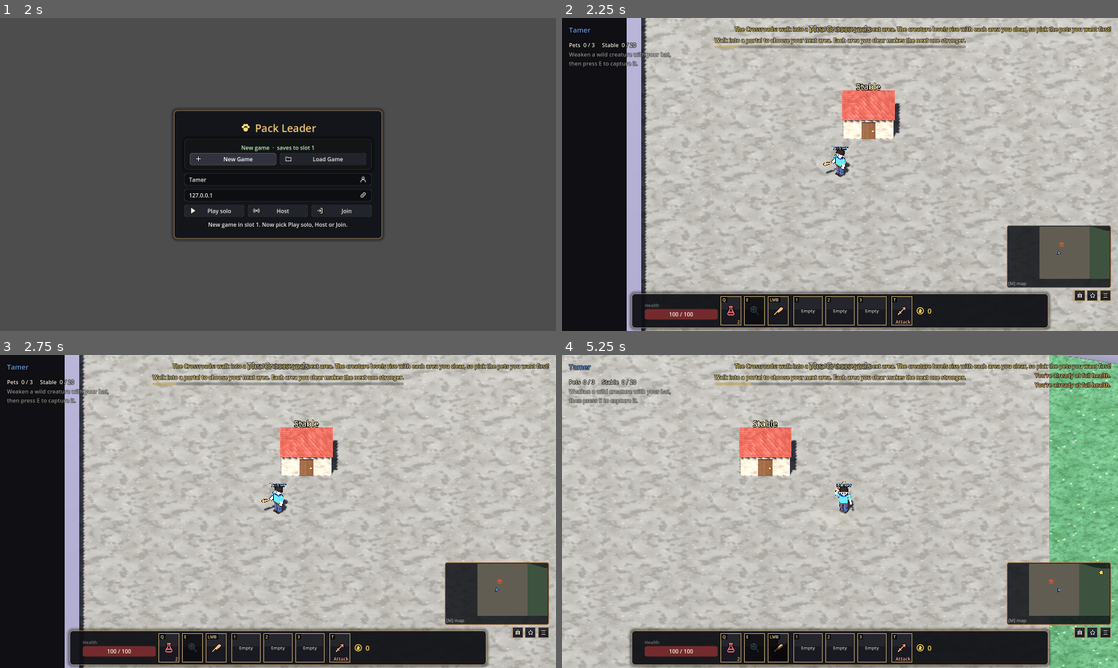
Above: before the commit, frames 1-4 (two rows, left to right).
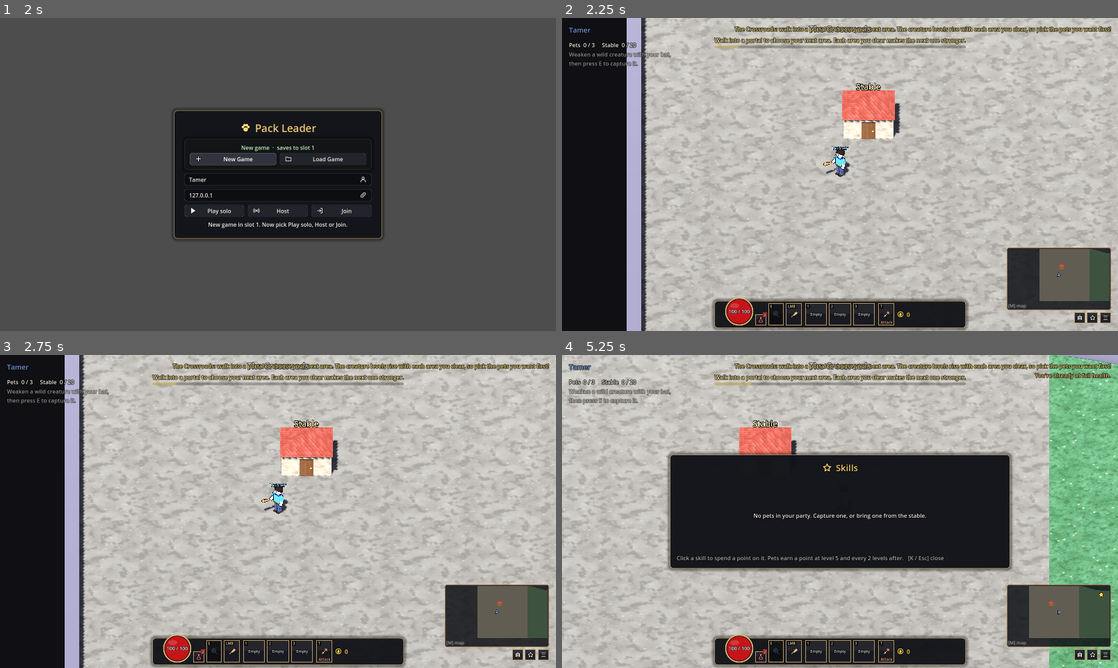
Above: after the commit, the same moments.

Repository: stealer999-design/Pack-Leader
Game: Godot game, scene res://scenes/main.tscn
Same seed, same stepped clock (60 frames per second), same inputs: the game is played once before the commit and once after it.
Inputs (mouse positions are in pixels of both pictures, inside the frame that each line leads up to):
- Up to frame 1 (2 s): click "New Game" at 0.5 s; click "New Game" at 1.25 s
- Up to frame 2 (2.25 s): click "Play solo" at 2 s
- Up to frame 3 (2.75 s): no input
- Up to frame 4 (5.25 s): tap E (capture) at 2.75, 3.5, 4.25, 4.35, 5 s; drag from (728, 649) to (895, 442) at 2.77 s; drag from (756, 649) to (812, 574) at 3.52 s; move the mouse to (778, 649) at 4.27 s; hold D (move_right) 4.28-5 s; click (778, 649) at 4.42 s; tap Q (potion) at 4.55 s; drag from (806, 649) to (673, 464) at 5.02 s

Frame 1 is identical in both runs. In frame 2, 9.1% of the frame differs, in the area x 12-99%, y 66-100%; in frame 3, 9.1%; in frame 4, 33%, in the area x 12-99%, y 8-100%.

Commit message:
Smaller action bar with a health orb and a tiny potion button
Co-Authored-By: Claude Opus 5.5 <noreply@anthropic.com>
Claude-Session: https://claude.ai/code/session_01SHXn7uzAhXhqkDiK48VPSa

Diff:
--- a/scripts/action_bar.gd
+++ b/scripts/action_bar.gd
@@ -1,7 +1,8 @@
 class_name ActionBar
 extends PanelContainer
 ## The action bar along the bottom of the screen, ARPG style:
-##   left:   your health, then Potion (Q), Capture (E) and your bat (LMB)
+##   left:   your health orb with a tiny Potion button (Q), Capture (E) and
+##           your bat (LMB)
 ##   middle: your three pets (1 2 3): portrait, level, health and experience,
 ##           and their ability's cooldown
 ##   right:  Pet stance (T) and your coins
@@ -9,14 +10,15 @@
 ## Inventory (I), Skills (K) and the Menu (Esc) are tiny buttons in `menu_row`,
 ## which the HUD places just under the mini map.
 
-const SLOT := Vector2(60, 60)
+const SLOT := Vector2(45, 45)
 const TINY_SLOT := Vector2(32, 32)
-const PET_SLOT := Vector2(84, 84)
-const SIDE_WIDTH := 440.0  ## Both sides the same width, so the pets sit in the middle.
+const PET_SLOT := Vector2(63, 63)
+const ORB_SIZE := 80.0
+const SIDE_WIDTH := 240.0  ## Both sides the same width, so the pets sit in the middle.
 
 var hud: HUD
 var player: Player
-var health_bar: ProgressBar
+var health_orb: HealthOrb
 var potion_slot: ActionSlot
 var capture_slot: ActionSlot
 var bat_slot: ActionSlot
@@ -31,7 +33,7 @@
 var coins_label: Label
 
 
-func _init(owner_hud: HUD, bar: ProgressBar) -> void:
+func _init(owner_hud: HUD) -> void:
 	hud = owner_hud
 	name = "ActionBar"
 	theme = UiTheme.get_theme()
@@ -41,30 +43,19 @@
 	grow_vertical = Control.GROW_DIRECTION_BEGIN
 	offset_bottom = -8.0
 	var row := HBoxContainer.new()
-	row.add_theme_constant_override("separation", 14)
+	row.add_theme_constant_override("separation", 10)
 	add_child(row)
 
 	# Left: health, potion, capture, bat (right-aligned, towards the pets).
 	var left := HBoxContainer.new()
 	left.custom_minimum_size.x = SIDE_WIDTH
 	left.alignment = BoxContainer.ALIGNMENT_END
-	left.add_theme_constant_override("separation", 8)
+	left.add_theme_constant_override("separation", 6)
 	row.add_child(left)
-	var health_box := VBoxContainer.new()
-	health_box.alignment = BoxContainer.ALIGNMENT_CENTER
-	health_box.add_theme_constant_override("separation", 2)
-	left.add_child(health_box)
-	var hp_title := Label.new()
-	hp_title.text = "Health"
-	hp_title.add_theme_font_size_override("font_size", 13)
-	hp_title.add_theme_color_override("font_color", UiTheme.TEXT_DIM)
-	health_box.add_child(hp_title)
-	health_bar = bar
-	health_bar.get_parent().remove_child(health_bar)
-	health_bar.custom_minimum_size = Vector2(210, 30)
-	health_bar.tooltip_text = "Your health. You regenerate after 5 seconds without taking damage."
-	health_box.add_child(health_bar)
-	potion_slot = _slot(left, "Q", "potion", "Potion: heals 50% of your health. You get a fresh pair every level; buy more at the lemonade stand.")
+	health_orb = HealthOrb.new(ORB_SIZE, PET_SLOT.y)
+	left.add_child(health_orb)
+	potion_slot = _tiny(left, "potion", "Potion (Q): heals 50% of your health. You get a fresh pair every level; buy more at the lemonade stand.")
+	potion_slot.size_flags_vertical = Control.SIZE_SHRINK_END
 	potion_slot.icon_tint = Color(1.0, 0.45, 0.5)
 	potion_slot.pressed.connect(func() -> void: player.use_potion())
 	capture_slot = _slot(left, "E", "net", "")
@@ -75,17 +66,18 @@
 
 	# Middle: the pets.
 	var pets := HBoxContainer.new()
-	pets.add_theme_constant_override("separation", 8)
+	pets.add_theme_constant_override("separation", 6)
 	row.add_child(pets)
 	for i in Player.MAX_PARTY:
 		var slot := ActionSlot.new(PET_SLOT)
+		_small_text(slot)
 		slot.key_text = str(i + 1)
 		pets.add_child(slot)
 		var portrait := PetSlot.new()
 		portrait.kind = "preview"
 		portrait.mouse_filter = Control.MOUSE_FILTER_IGNORE
-		portrait.position = Vector2(12, 12)
-		portrait.size = PET_SLOT - Vector2(24, 30)
+		portrait.position = Vector2(9, 9)
+		portrait.size = PET_SLOT - Vector2(18, 22)
 		slot.add_picture(portrait)
 		pet_slots.append(slot)
 		_portraits.append(portrait)
@@ -95,7 +87,7 @@
 	var right := HBoxContainer.new()
 	right.custom_minimum_size.x = SIDE_WIDTH
 	right.alignment = BoxContainer.ALIGNMENT_BEGIN
-	right.add_theme_constant_override("separation", 8)
+	right.add_theme_constant_override("separation", 6)
 	row.add_child(right)
 	stance_slot = _slot(right, "T", "sword", "")
 	stance_slot.pressed.connect(func() -> void: player.request_toggle_stance.rpc_id(1))
@@ -107,8 +99,8 @@
 	menu_row.grow_horizontal = Control.GROW_DIRECTION_BEGIN
 	menu_row.offset_right = -20.0
 	menu_row.offset_left = -20.0 - 3 * TINY_SLOT.x - 10.0
-	menu_row.offset_top = -118.0  # just under the mini map (see MiniMap)
-	menu_row.offset_bottom = -118.0 + TINY_SLOT.y
+	menu_row.offset_top = -54.0  # just under the mini map (see MiniMap)
+	menu_row.offset_bottom = -54.0 + TINY_SLOT.y
 	inventory_slot = _tiny(menu_row, "bag", "Inventory (I): what you're wearing and the bag of gear you've found, and your pets' collars.")
 	inventory_slot.pressed.connect(func() -> void: hud.toggle_inventory())
 	skills_slot = _tiny(menu_row, "star", "Pet skills (K): spend the skill points your pets earn as they level up.")
@@ -123,13 +115,13 @@
 	coins.mouse_filter = Control.MOUSE_FILTER_PASS
 	right.add_child(coins)
 	var coin_icon := TextureRect.new()
-	coin_icon.texture = UiIcons.texture("coin", 30)
+	coin_icon.texture = UiIcons.texture("coin", 24)
 	coin_icon.modulate = Color(1.0, 0.85, 0.35)
 	coin_icon.stretch_mode = TextureRect.STRETCH_KEEP_CENTERED
 	coin_icon.size_flags_vertical = Control.SIZE_SHRINK_CENTER
 	coins.add_child(coin_icon)
 	coins_label = Label.new()
-	coins_label.add_theme_font_size_override("font_size", 20)
+	coins_label.add_theme_font_size_override("font_size", 16)
 	coins_label.add_theme_color_override("font_color", Color(1.0, 0.85, 0.35))
 	coins_label.size_flags_vertical = Control.SIZE_SHRINK_CENTER
 	coins.add_child(coins_label)
@@ -137,11 +129,20 @@
 
 func _slot(parent: Control, key: String, icon_name: String, tip: String) -> ActionSlot:
 	var slot := ActionSlot.new(SLOT)
+	_small_text(slot)
 	slot.key_text = key
 	slot.icon = UiIcons.texture(icon_name, 48)
 	slot.tooltip_text = tip
 	parent.add_child(slot)
 	return slot
+
+
+## Smaller writing for the (25% smaller) bar's boxes.
+func _small_text(slot: ActionSlot) -> void:
+	slot.key_size = 10
+	slot.badge_size = 11
+	slot.cooldown_size = 15
+	slot.caption_size = 11
 
 
 ## A tiny button: just the icon (the key is in its tooltip) and a small badge.
@@ -150,6 +151,7 @@
 	slot.icon = UiIcons.texture(icon_name, 32)
 	slot.icon_scale = 0.72
 	slot.badge_size = 11
+	slot.pill_badge = true
 	slot.tooltip_text = tip
 	parent.add_child(slot)
 	return slot
@@ -176,11 +178,12 @@
 		return
 	var world := player.world
 	coins_label.text = str(player.coins)
+	health_orb.set_health(player.health.current, player.health.max_health)
 	# Potion.
 	potion_slot.badge = "%d" % player.potions
 	potion_slot.dim = player.potions <= 0
 	potion_slot.cooldown = player.potion_cooldown_fraction()
-	potion_slot.cooldown_text = "%d" % ceili(player.potion_cooldown_left()) if potion_slot.cooldown > 0.0 else ""
+	potion_slot.cooldown_text = ""
 	potion_slot.refresh()
 	# Capture: lit when there's a tameable creature to throw at.
 	var target := player.capture_target()
--- a/scripts/action_slot.gd
+++ b/scripts/action_slot.gd
@@ -18,8 +18,13 @@
 var icon_tint := Color.WHITE
 ## The icon's size, as a share of the box.
 var icon_scale := 0.62
-## The badge's font size.
+## Font sizes: the badge, the key in the corner, the cooldown seconds, the caption.
 var badge_size := 14
+var key_size := 12
+var cooldown_size := 18
+var caption_size := 13
+## Tiny buttons show the badge as a red pill on the top-right corner.
+var pill_badge := false
 ## 0 = ready, 1 = just used.
 var cooldown := 0.0
 ## Seconds left, drawn over the sweep (empty for none).
@@ -109,7 +114,7 @@
 		c.draw_texture_rect(icon, Rect2(at, Vector2(side, side)), false, icon_tint if not dim else Color(icon_tint, 0.35))
 	# Pet strips along the bottom.
 	if health >= 0.0:
-		var bar := Rect2(inner.position.x + 2, inner.end.y - 13, inner.size.x - 4, 7)
+		var bar := Rect2(inner.position.x + 2, inner.end.y - 10, inner.size.x - 4, 5)
 		c.draw_rect(bar, Color(0, 0, 0, 0.7))
 		var hp_color := Color(0.35, 0.9, 0.4) if health > 0.35 else Color(1.0, 0.45, 0.3)
 		c.draw_rect(Rect2(bar.position, Vector2(bar.size.x * clampf(health, 0, 1), bar.size.y)), hp_color)
@@ -131,9 +136,9 @@
 			points.append(center + Vector2(cos(angle), sin(angle)) * radius)
 		_draw_clipped(c, points, inner)
 		if cooldown_text != "":
-			_text(c, cooldown_text, inner.get_center() + Vector2(0, 7), 18, Color.WHITE, HORIZONTAL_ALIGNMENT_CENTER)
+			_text(c, cooldown_text, inner.get_center() + Vector2(0, cooldown_size * 0.38), cooldown_size, Color.WHITE, HORIZONTAL_ALIGNMENT_CENTER)
 	if caption != "":
-		_text(c, caption, inner.get_center() + Vector2(0, 5), 13, Color(1, 1, 1, 0.85), HORIZONTAL_ALIGNMENT_CENTER)
+		_text(c, caption, inner.get_center() + Vector2(0, caption_size * 0.38), caption_size, Color(1, 1, 1, 0.85), HORIZONTAL_ALIGNMENT_CENTER)
 	# Frame.
 	var frame_color := FRAME
 	var width := 2.0
@@ -145,12 +150,12 @@
 	c.draw_rect(rect.grow(-1.0), frame_color, false, width)
 	if key_text != "":
 		var font := get_theme_default_font()
-		var w := font.get_string_size(key_text, HORIZONTAL_ALIGNMENT_LEFT, -1, 12).x
-		c.draw_rect(Rect2(Vector2(2, 2), Vector2(w + 8, 17)), Color(0, 0, 0, 0.7))
-		_text(c, key_text, Vector2(6, 15), 12, Color(1.0, 0.92, 0.7), HORIZONTAL_ALIGNMENT_LEFT)
+		var w := font.get_string_size(key_text, HORIZONTAL_ALIGNMENT_LEFT, -1, key_size).x
+		c.draw_rect(Rect2(Vector2(2, 2), Vector2(w + 6, key_size + 4)), Color(0, 0, 0, 0.7))
+		_text(c, key_text, Vector2(5, key_size + 2), key_size, Color(1.0, 0.92, 0.7), HORIZONTAL_ALIGNMENT_LEFT)
 	if badge != "":
-		var y := inner.end.y - (16.0 if health >= 0.0 else 4.0)
-		if badge_size <= 11:  # tiny buttons: a little pill on the top-right corner
+		var y := inner.end.y - (11.0 if health >= 0.0 else 4.0)
+		if pill_badge:  # tiny buttons: a little pill on the top-right corner
 			var font := get_theme_default_font()
 			var w := font.get_string_size(badge, HORIZONTAL_ALIGNMENT_LEFT, -1, badge_size).x + 6.0
 			var pill := Rect2(Vector2(size.x - w + 3.0, -5.0), Vector2(w, 14.0))
--- /dev/null
+++ b/scripts/health_orb.gd
@@ -0,0 +1,79 @@
+class_name HealthOrb
+extends Control
+## The tamer's health on the action bar: a glass ball of red liquid that
+## drains from the top as you get hurt, with a shine across it and the
+## numbers in the middle. It is drawn a little taller than its box, so it
+## rises out of the top of the bar.
+
+## The ball's diameter.
+var diameter := 80.0
+var current := 100.0
+var maximum := 100.0
+
+const FILL := Color(0.78, 0.08, 0.1)
+const FILL_TOP := Color(1.0, 0.3, 0.25)
+const EMPTY := Color(0.07, 0.04, 0.05)
+const RIM := Color(0.86, 0.72, 0.48)
+
+
+func _init(ball_diameter := 80.0, box_height := 60.0) -> void:
+	diameter = ball_diameter
+	custom_minimum_size = Vector2(ball_diameter, box_height)
+	mouse_filter = Control.MOUSE_FILTER_STOP
+	tooltip_text = "Your health. You regenerate after 5 seconds without taking damage."
+
+
+func set_health(value: float, max_value: float) -> void:
+	if is_equal_approx(value, current) and is_equal_approx(max_value, maximum):
+		return
+	current = value
+	maximum = max_value
+	queue_redraw()
+
+
+func _draw() -> void:
+	var r := diameter * 0.5
+	var center := Vector2(size.x * 0.5, size.y - r)  # sits on the bottom, rises above the top
+	var circle := _circle(center, r - 3.0, 48)
+	draw_circle(center, r, Color(0, 0, 0, 0.6))  # shadow ring
+	draw_colored_polygon(circle, EMPTY)
+	# The liquid: the circle clipped below the level.
+	var fraction := clampf(current / maxf(maximum, 1.0), 0.0, 1.0)
+	if fraction > 0.0:
+		var level_y := center.y + (r - 3.0) - (r - 3.0) * 2.0 * fraction
+		var below := PackedVector2Array([Vector2(center.x - r, level_y), Vector2(center.x + r, level_y),
+				Vector2(center.x + r, center.y + r), Vector2(center.x - r, center.y + r)])
+		for poly in Geometry2D.intersect_polygons(circle, below):
+			draw_colored_polygon(poly, FILL)
+		# A lighter band at the surface.
+		var band := PackedVector2Array([Vector2(center.x - r, level_y), Vector2(center.x + r, level_y),
+				Vector2(center.x + r, level_y + 4.0), Vector2(center.x - r, level_y + 4.0)])
+		for poly in Geometry2D.intersect_polygons(circle, band):
+			draw_colored_polygon(poly, FILL_TOP)
+	# Glass shine: a soft highlight up and to the left.
+	draw_set_transform(center + Vector2(-r * 0.32, -r * 0.42), -0.5, Vector2(1.0, 0.55))
+	draw_circle(Vector2.ZERO, r * 0.32, Color(1, 1, 1, 0.16))
+	draw_set_transform(Vector2.ZERO)
+	draw_arc(center, r - 1.5, 0.0, TAU, 48, RIM, 3.0, true)
+	draw_arc(center, r - 4.0, 0.0, TAU, 48, Color(0, 0, 0, 0.6), 1.5, true)
+	# The numbers.
+	var font := get_theme_default_font()
+	var text := "%d / %d" % [ceili(maxf(current, 0.0)), roundi(maximum)]
+	var font_size := 14
+	var w := font.get_string_size(text, HORIZONTAL_ALIGNMENT_LEFT, -1, font_size).x
+	var at := Vector2(center.x - w * 0.5, center.y + 5.0)
+	draw_string_outline(font, at, text, HORIZONTAL_ALIGNMENT_LEFT, -1, font_size, 4, Color(0, 0, 0, 0.9))
+	draw_string(font, at, text, HORIZONTAL_ALIGNMENT_LEFT, -1, font_size, Color.WHITE)
+
+
+func _circle(center: Vector2, radius: float, steps: int) -> PackedVector2Array:
+	var points := PackedVector2Array()
+	for i in steps:
+		var angle := TAU * i / steps
+		points.append(center + Vector2(cos(angle), sin(angle)) * radius)
+	return points
+
+
+func _has_point(point: Vector2) -> bool:
+	var r := diameter * 0.5
+	return point.distance_to(Vector2(size.x * 0.5, size.y - r)) <= r
--- a/scripts/hud.gd
+++ b/scripts/hud.gd
@@ -77,7 +77,8 @@
 	mini_map = MiniMap.new()
 	add_child(mini_map)
 	move_child(mini_map, 0)  # under the windows
-	action_bar = ActionBar.new(self, health_bar)
+	action_bar = ActionBar.new(self)
+	health_bar.hide()  # health is the orb on the action bar
 	add_child(action_bar)
 	move_child(action_bar, 1)
 	add_child(action_bar.menu_row)
--- a/scripts/mini_map.gd
+++ b/scripts/mini_map.gd
@@ -66,9 +66,9 @@
 	else:
 		set_anchors_and_offsets_preset(Control.PRESET_BOTTOM_RIGHT)
 		offset_left = -20 - COMPACT_SIZE.x
-		offset_top = -124 - COMPACT_SIZE.y  # above the action bar
+		offset_top = -60 - COMPACT_SIZE.y  # the tiny menu buttons sit underneath
 		offset_right = -20
-		offset_bottom = -124
+		offset_bottom = -60
 		_legend.text = "[M] map"
 	_style.bg_color = Color(0.05, 0.06, 0.08, 0.95 if expanded else 0.85)
 	_legend.modulate = Color(1, 1, 1, 0.6)
Not shown, added: scripts/health_orb.gd.uid
